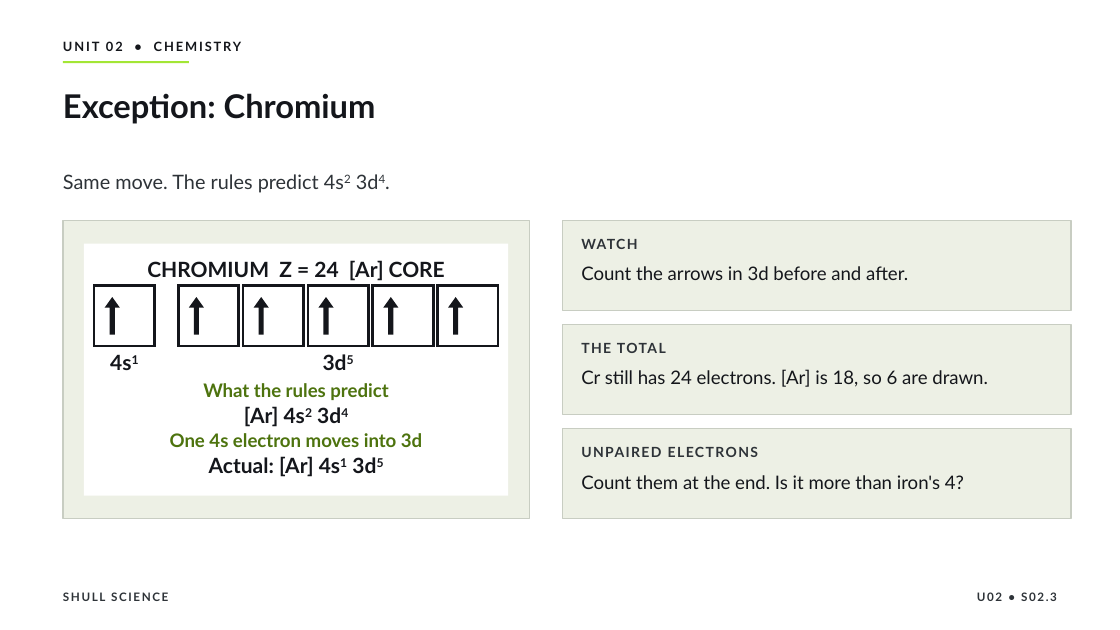
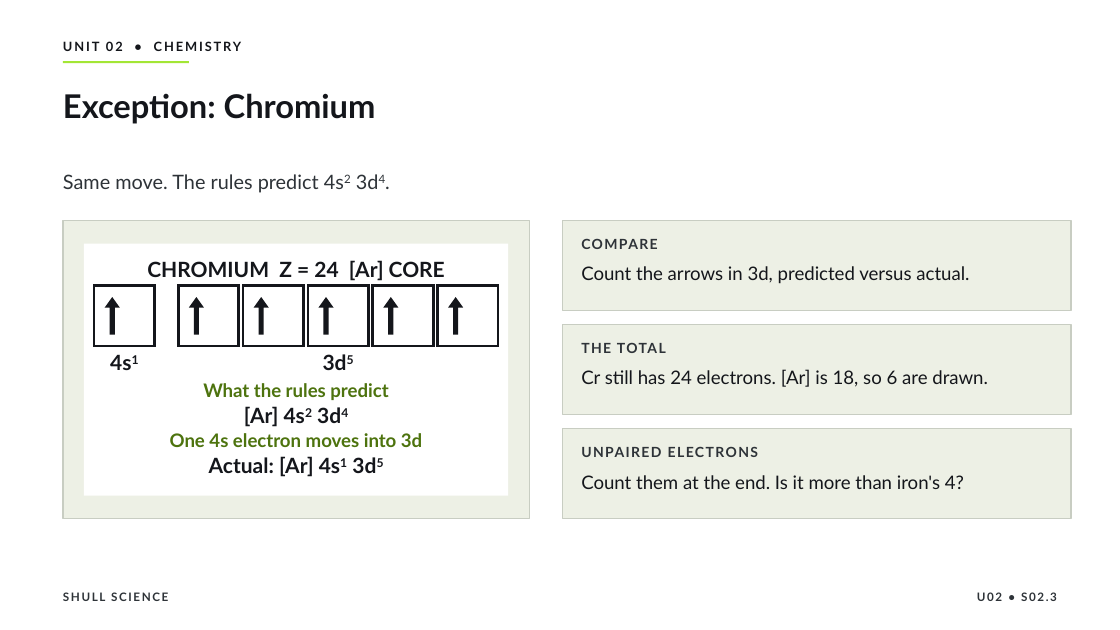
Before and after one commit to Hayabusa015/WorkWork, a slide deck: slide 23 of deliverables/chem-u02/SHULL_CHEM_Slides_U02_S02.3_Static.pptx. Drawn at 1120x630 pixels with LibreOffice and Linux fonts; fonts in the diff are those of the drawing. Boxes give left, top, right and bottom in pixels: in the first picture for what was removed or moved away, otherwise in the second. Text is boxed around its words. In the diff, an @@ line names an element or a change of style, - is before the commit and + after.

```diff
--- a/deliverables/chem-u02/SHULL_CHEM_Slides_U02_S02.3_Static.pptx
+++ b/deliverables/chem-u02/SHULL_CHEM_Slides_U02_S02.3_Static.pptx
@@ text at (581,239,658,249): text changed @@
-WATCH
+COMPARE
@@ text at (581,266,969,284): text changed @@
-Count the arrows in 3d before and after.
+Count the arrows in 3d, predicted versus actual.
```
Also in this commit, not shown: 4 other slides changed, 2 other files.
